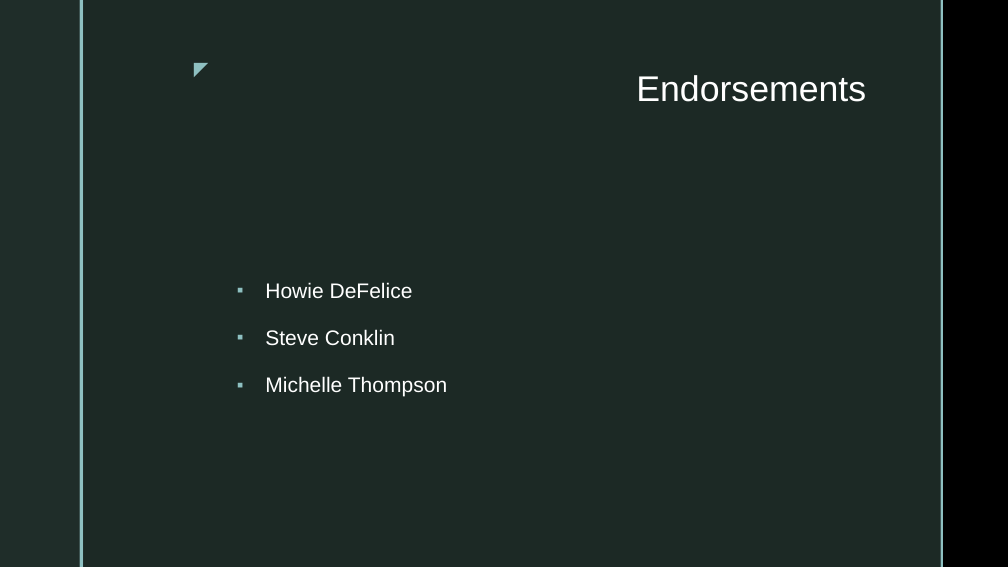
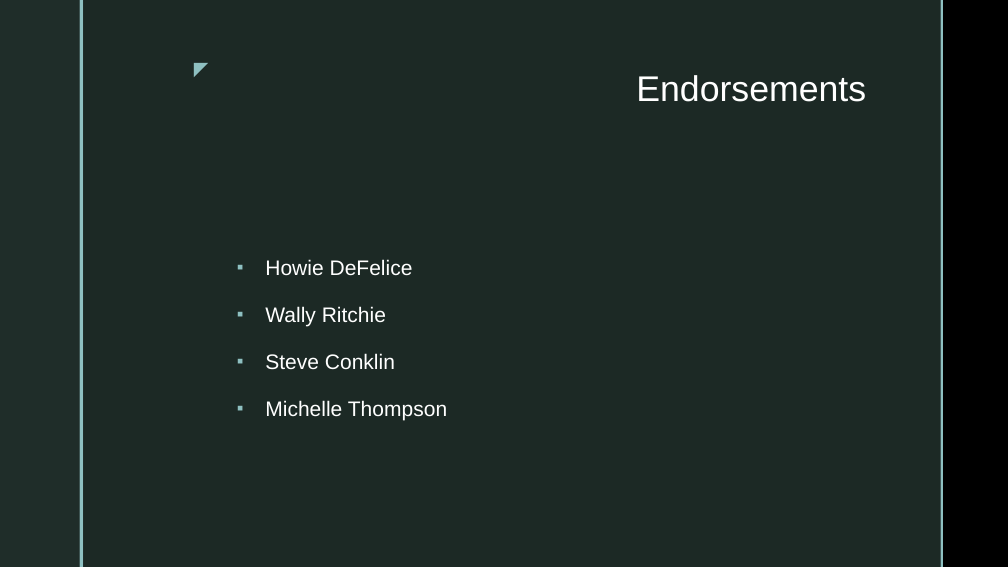
Before and after one commit to OpenResearchInstitute/documents, a slide deck: slide 11 of Papers_Articles_Presentations/Slide_Presentations/20171208_GitHubEnterpriseProposal.pptx. Drawn at 1008x567 pixels with LibreOffice and Linux fonts; fonts in the diff are those of the drawing; background and template pictures are left out. Boxes give left, top, right and bottom in pixels: in the first picture for what was removed or moved away, otherwise in the second. Text is boxed around its words. In the diff, an @@ line names an element or a change of style, - is before the commit and + after.

Commit message:
endorsement added

```diff
--- a/Papers_Articles_Presentations/Slide_Presentations/20171208_GitHubEnterpriseProposal.pptx
+++ b/Papers_Articles_Presentations/Slide_Presentations/20171208_GitHubEnterpriseProposal.pptx
@@ text at (x1=265, y1=306, x2=386, y2=326): paragraph added @@
+▪ Wally Ritchie
```
Also in this commit, not shown: 1 other file.
